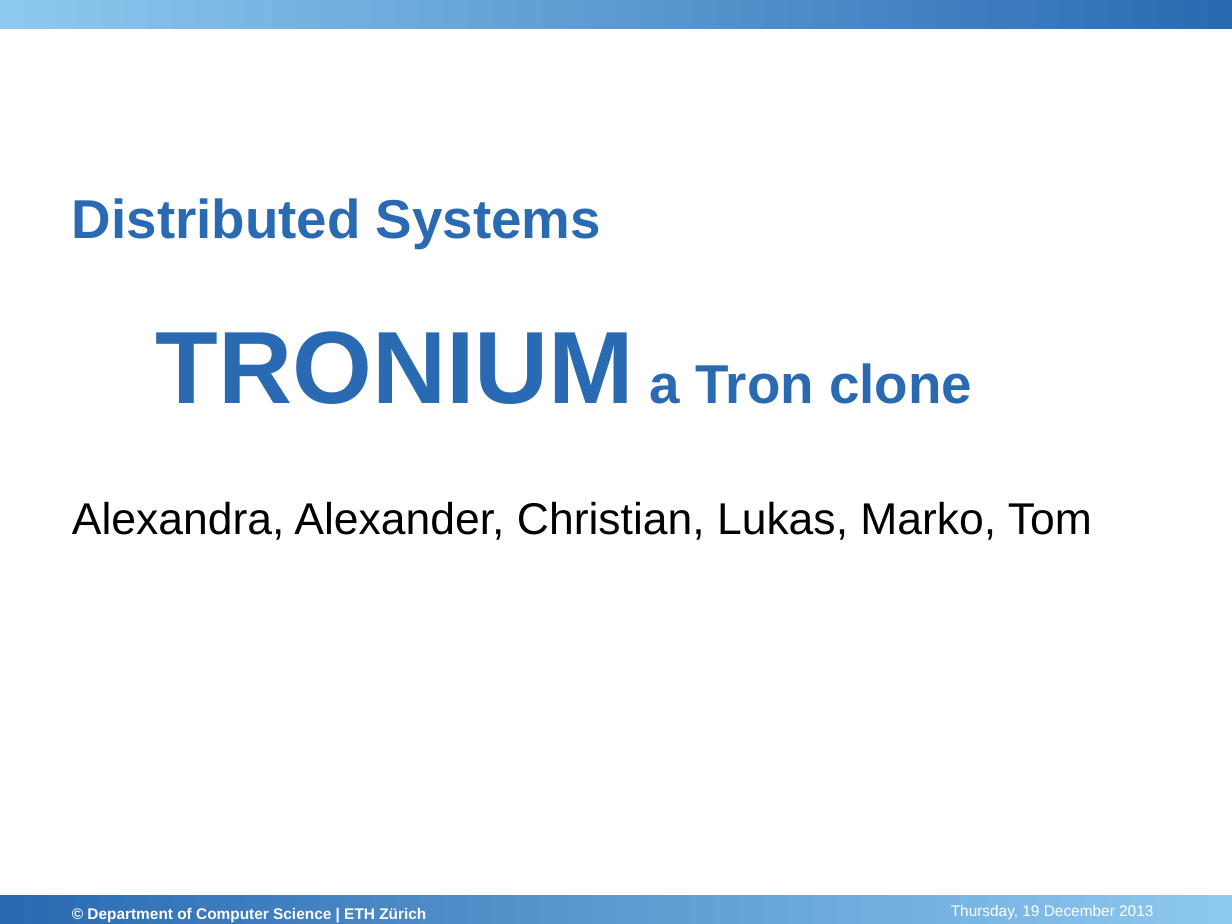
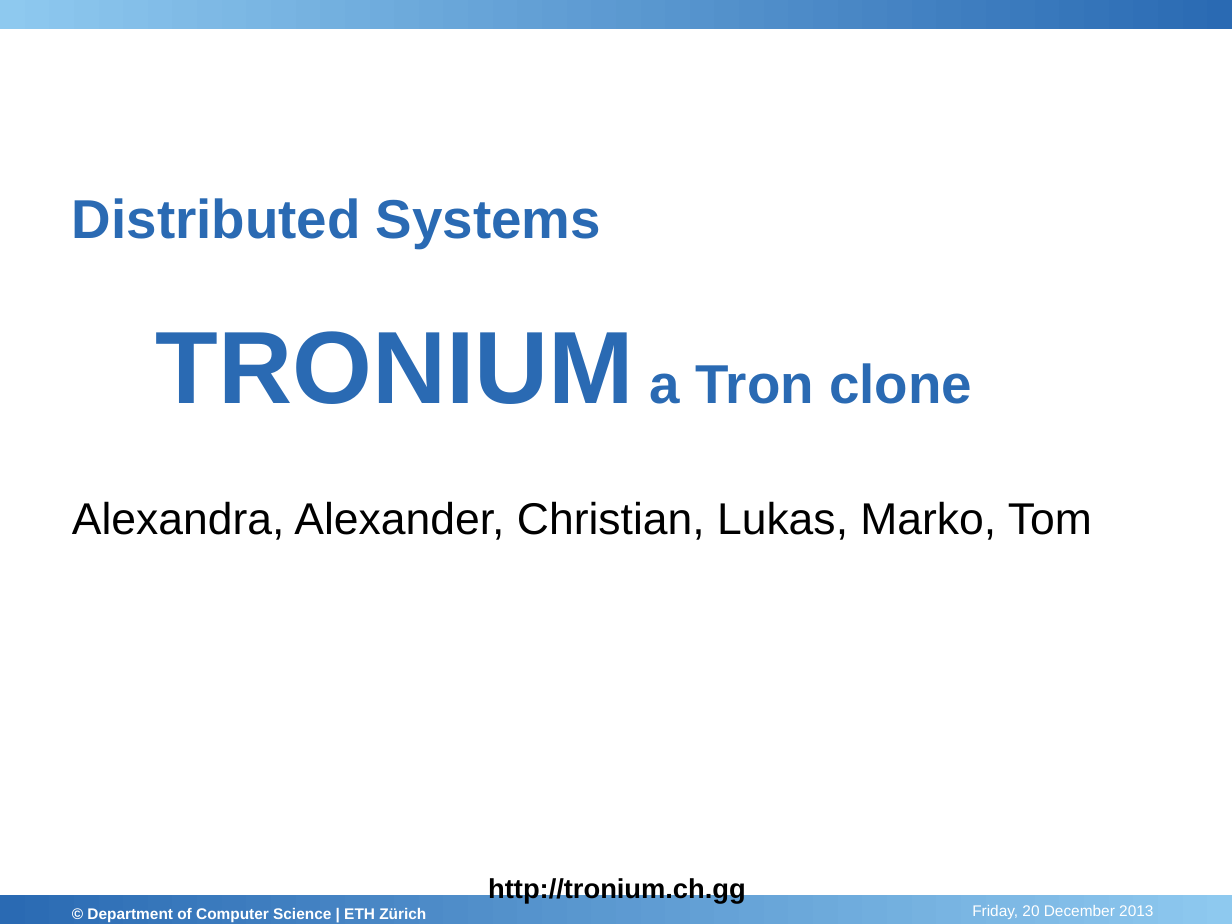
Before and after one commit to xbelt/VS-Snatron, a slide deck: slide 3 of PowerPoint/Presentation.pptx. Drawn at 1232x924 pixels with LibreOffice and Linux fonts; fonts in the diff are those of the drawing; background and template pictures are left out. Boxes give left, top, right and bottom in pixels: in the first picture for what was removed or moved away, otherwise in the second. Text is boxed around its words. In the diff, an @@ line names an element or a change of style, - is before the commit and + after.

```diff
--- a/PowerPoint/Presentation.pptx
+++ b/PowerPoint/Presentation.pptx
@@ text added at (x1=488, y1=877, x2=745, y2=904), 16 pt, text #000000, bold @@
+http://tronium.ch.gg
@@ text at (x1=972, y1=905, x2=1153, y2=919): text changed @@
-Thursday, 19 December 2013
+Friday, 20 December 2013
```
Also in this commit, not shown: 3 slides added, 3 slides removed.
